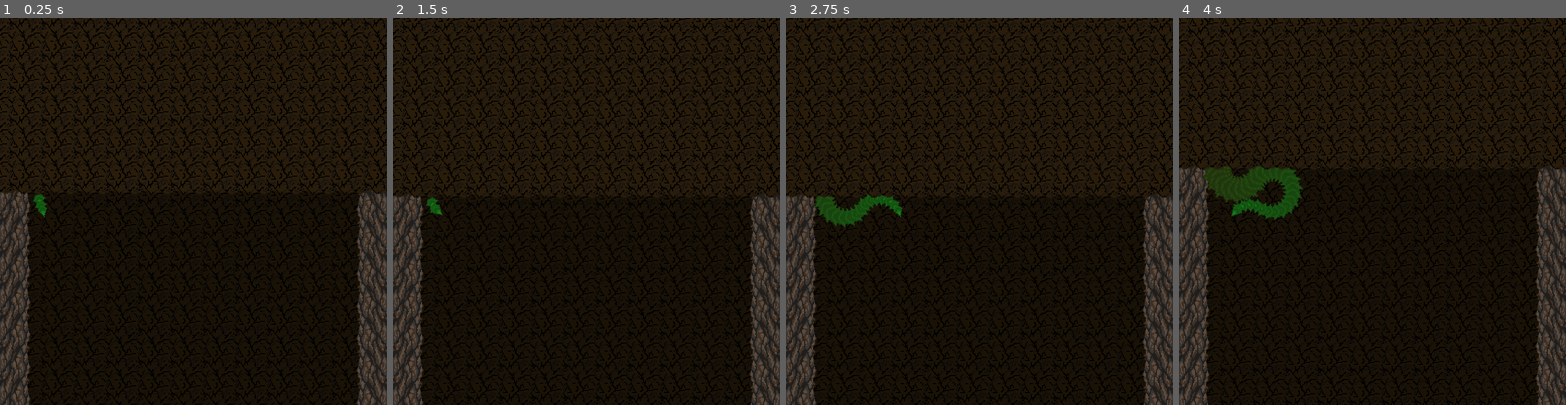
Above: before the commit, frames 1-4 (left to right).
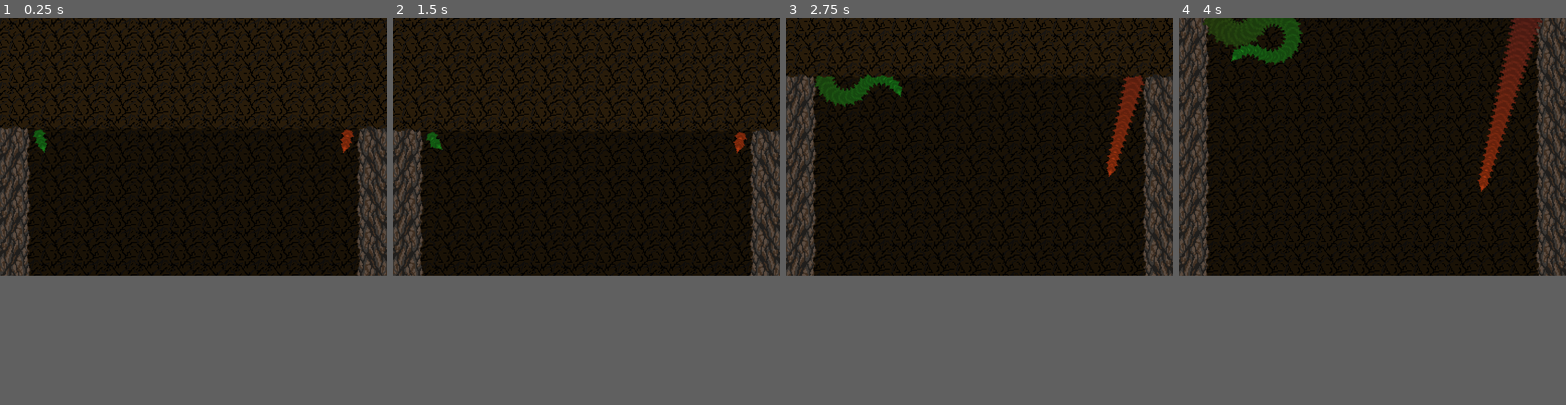
Above: after the commit, the same moments.

Repository: mark-chimes/rootsnake
Game: Godot game, scene res://main.tscn
The game is run twice, just before and just after one commit, with the same random seed, the same clock (stepped at 60 frames per second) and the same inputs.
Inputs:
- Up to frame 1 (0.25 s): no input
- Up to frame 2 (1.5 s): tap Enter (action_restart) at 0.5, 1.25 s; hold Right (p1_right) 0.53-1.28 s; hold Left (p1_left) from 1.28 s (still down)
- Up to frame 3 (2.75 s): release Left (p1_left) at 2.03 s; hold Right (p1_right) from 2.03 s (still down)
- Up to frame 4 (4 s): release Right (p1_right) at 3.53 s; hold Left (p1_left) from 3.53 s (still down)
The window is 800x800 before the commit and 800x533 after it. Grey fills any space a smaller window leaves; there, only what the larger window draws over its background counts as a difference.

The runs differ from the first frame. In frame 1, 14% of the frame differs, in the area x 0-100%, y 28-100%; in frame 2, 24%; in frame 3, 31%; in frame 4, 33%, in the area x 0-100%, y 0-100%.

Commit message:
Out of camera bounds game restart.

Diff:
--- a/CameraControl.gd
+++ b/CameraControl.gd
@@ -1,12 +1,32 @@
 extends Node2D
 
+signal lose_1
+signal lose_2
+
 var num_players = 1
+
+var is_game_continuing = false
+
+func start_game():
+	is_game_continuing = true
 
 func _process(delta):
 	var snake_1_pos = get_parent().get_node("snakehead1").position
 	if num_players == 2:
 		var snake_2_pos = get_parent().get_node("snakehead2").position
-		position.y = max(position.y,
-			0.3*min(snake_1_pos.y, snake_2_pos.y) + 0.7*max(snake_1_pos.y, snake_2_pos.y))
+		var top_pos = min(snake_1_pos.y, snake_2_pos.y)
+		var bot_pos = max(snake_1_pos.y, snake_2_pos.y)
+		var mid_pos = 0.3*top_pos + 0.7*bot_pos
+		position.y = mid_pos
+
+		if is_game_continuing:
+			if mid_pos - snake_1_pos.y > 200:
+				is_game_continuing = false
+				emit_signal("lose_1")
+			if mid_pos - snake_2_pos.y > 200:
+				is_game_continuing = false
+				emit_signal("lose_2")
+
+		# print(snake_1_pos.y - mid_pos)
 	else:
 		position.y = snake_1_pos.y
--- /dev/null
+++ b/game_control.gd
@@ -0,0 +1,54 @@
+extends Node2D
+
+var is_game_over = false
+
+export var num_players = 2
+
+func _ready():
+	start_game()
+
+func _process(delta):
+	if is_game_over:
+		if Input.is_action_just_pressed("action_restart"):
+			get_tree().paused = false
+			get_tree().reload_current_scene()
+
+func start_game():
+	$CameraControl.num_players = num_players
+	$trail.num_players = num_players
+	if num_players == 1:
+		$snakehead2.queue_free()
+	$CameraControl.start_game()
+	$trail.start_game()
+
+func _on_snakehead1_collide():
+	print("Snakehead 1 game end!")
+	snake_1_loses()
+
+func _on_snakehead2_collide():
+	print("Snakehead 2 game end!")
+	snake_2_loses()
+
+func _on_CameraControl_lose_1():
+	print("Camera 1 game end!")
+	snake_1_loses()
+
+func _on_CameraControl_lose_2():
+	print("Camera 2 game end!")
+	snake_2_loses()
+
+func snake_1_loses():
+	get_tree().paused = true
+	$CameraControl/Winscreen.visible = true
+	var winscreenlabel = $CameraControl/Winscreen/Label
+	winscreenlabel.text = "Player 2\nWins!"
+	winscreenlabel.set("custom_colors/font_color", Color8(178,57,15))
+	is_game_over = true
+
+func snake_2_loses():
+	get_tree().paused = true
+	var winscreenlabel = $CameraControl/Winscreen/Label
+	$CameraControl/Winscreen.visible = true
+	winscreenlabel.text = "Player 1\nWins!"
+	winscreenlabel.set("custom_colors/font_color", Color(0.1,0.5,0.1))
+	is_game_over = true
--- a/main.tscn
+++ b/main.tscn
@@ -6,7 +6,7 @@
 [ext_resource path="res://sprites/uplayer.png" type="Texture" id=4]
 [ext_resource path="res://trail.gd" type="Script" id=5]
 [ext_resource path="res://CameraControl.gd" type="Script" id=6]
-[ext_resource path="res://main.gd" type="Script" id=7]
+[ext_resource path="res://game_control.gd" type="Script" id=7]
 [ext_resource path="res://sprites/sidewall.png" type="Texture" id=8]
 
 [sub_resource type="RectangleShape2D" id=3]
@@ -128,3 +128,5 @@
 
 [connection signal="collide" from="snakehead1" to="." method="_on_snakehead1_collide"]
 [connection signal="collide" from="snakehead2" to="." method="_on_snakehead2_collide"]
+[connection signal="lose_1" from="CameraControl" to="." method="_on_CameraControl_lose_1"]
+[connection signal="lose_2" from="CameraControl" to="." method="_on_CameraControl_lose_2"]
--- a/project.godot
+++ b/project.godot
@@ -17,7 +17,7 @@
 [display]
 
 window/size/width=1536
-window/size/height=1536
+window/size/height=1024
 
 [gui]
 
